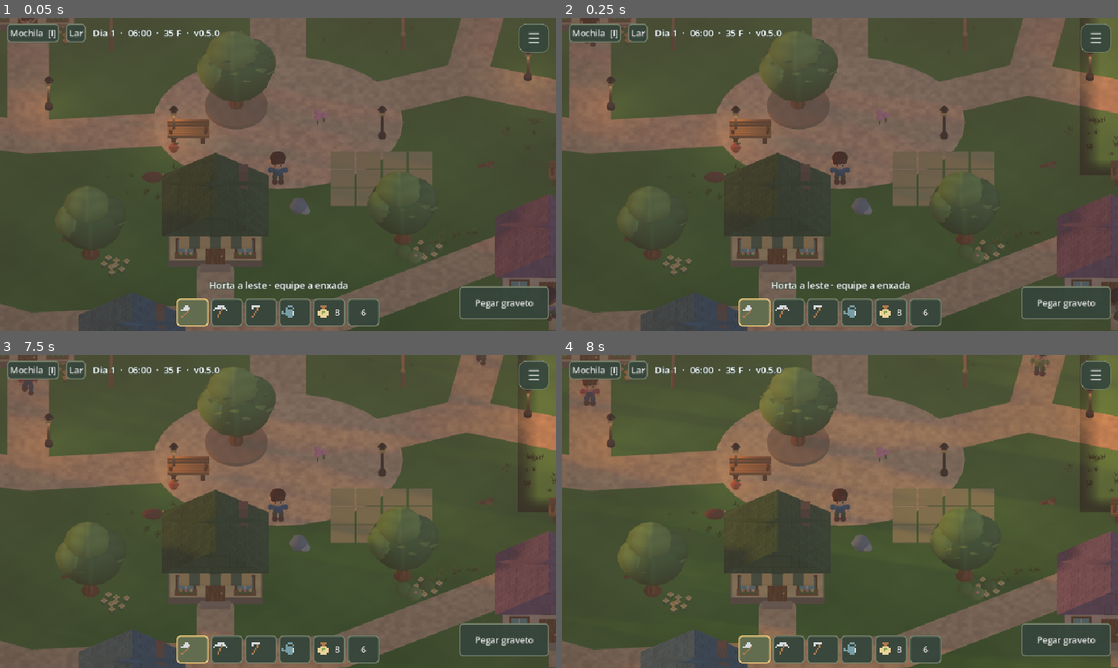
Above: before the commit, frames 1-4 (two rows, left to right).
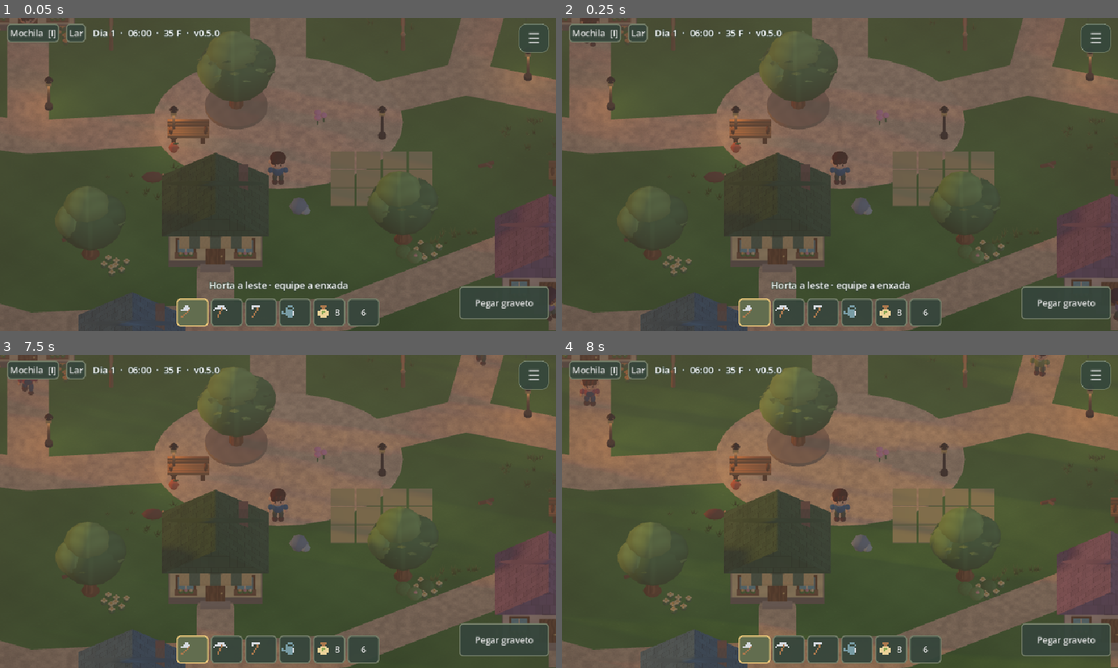
Above: after the commit, the same moments.

Repository: arthurkarger/Evergrove-project
Game: Godot game, scene res://main.tscn
The game is run twice, just before and just after one commit, with the same random seed, the same clock (stepped at 60 frames per second) and the same inputs.
Inputs (mouse positions are in pixels of both pictures, inside the frame that each line leads up to):
- Up to frame 1 (0.05 s): no input
- Up to frame 2 (0.25 s): no input
- Up to frame 3 (7.5 s): click "Mochila [I]" at 0.5 s; click "Lar" at 1.25 s; click (194, 649) at 2.02 s; click (227, 649) at 2.77 s; click (261, 649) at 3.52 s; click (294, 649) at 4.27 s; click "8" at 5 s; click "6" at 5.75 s; click "Pegar graveto" at 6.5 s; click "Fechar" at 7.25 s
- Up to frame 4 (8 s): no input

Frame 1 is identical in both runs. In frame 2, 1.4% of the frame differs, in the area x 93-100%, y 0-46%; in frame 3, 1.3%; in frame 4, 1.2%.

Commit message:
Limit lake reflection probe to supported renderers and water surface

Diff:
--- a/village.gd
+++ b/village.gd
@@ -633,16 +633,18 @@
 	return mat
 
 func setup_lake_probe() -> void:
-	if DisplayServer.get_name()=="headless": return
+	if DisplayServer.get_name()=="headless" or RenderingServer.get_current_rendering_method()=="gl_compatibility": return
 	lake_probe=ReflectionProbe.new()
 	lake_probe.position=Vector3(22,1.25,-7)
 	lake_probe.size=Vector3(21,12,25)
 	lake_probe.intensity=0.65
 	lake_probe.max_distance=36.0
 	lake_probe.cull_mask=1
+	lake_probe.reflection_mask=2
+	lake_probe.ambient_mode=ReflectionProbe.AMBIENT_DISABLED
 	lake_probe.update_mode=ReflectionProbe.UPDATE_ONCE
-	lake_probe.box_projection=true
-	lake_probe.enable_shadows=true
+	lake_probe.box_projection=false
+	lake_probe.enable_shadows=false
 	add_child(lake_probe)
 
 func update_water_light(sky_color: Color, day: float, phase: float) -> void:
